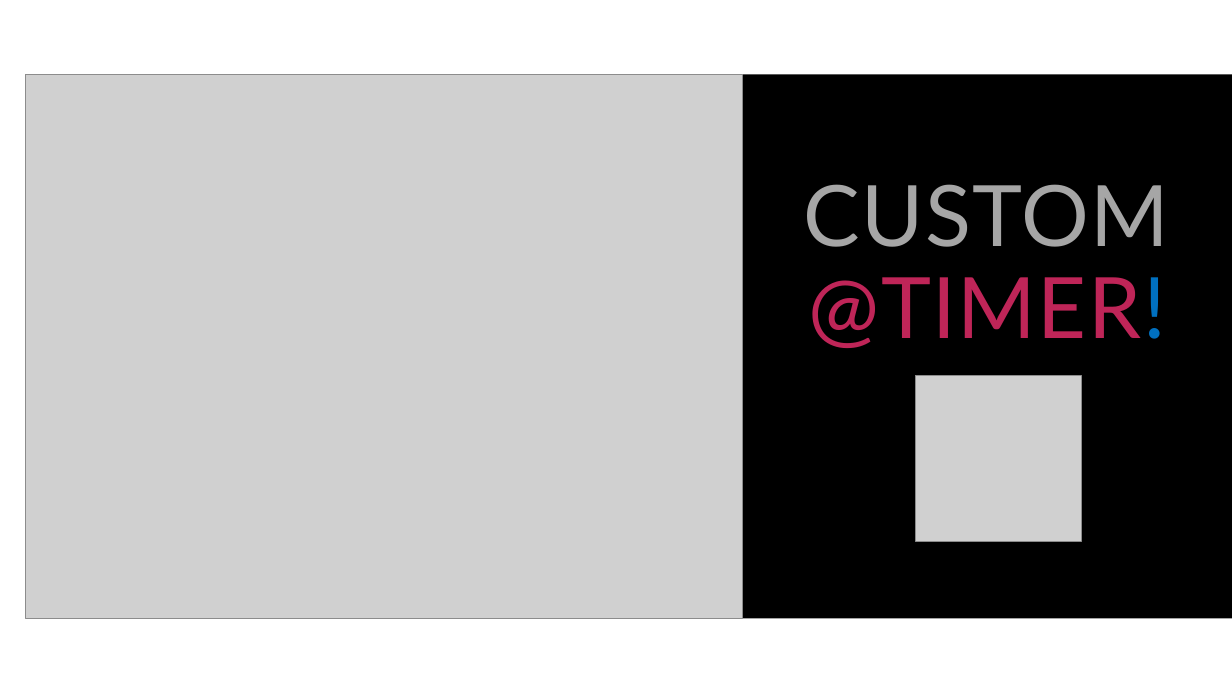
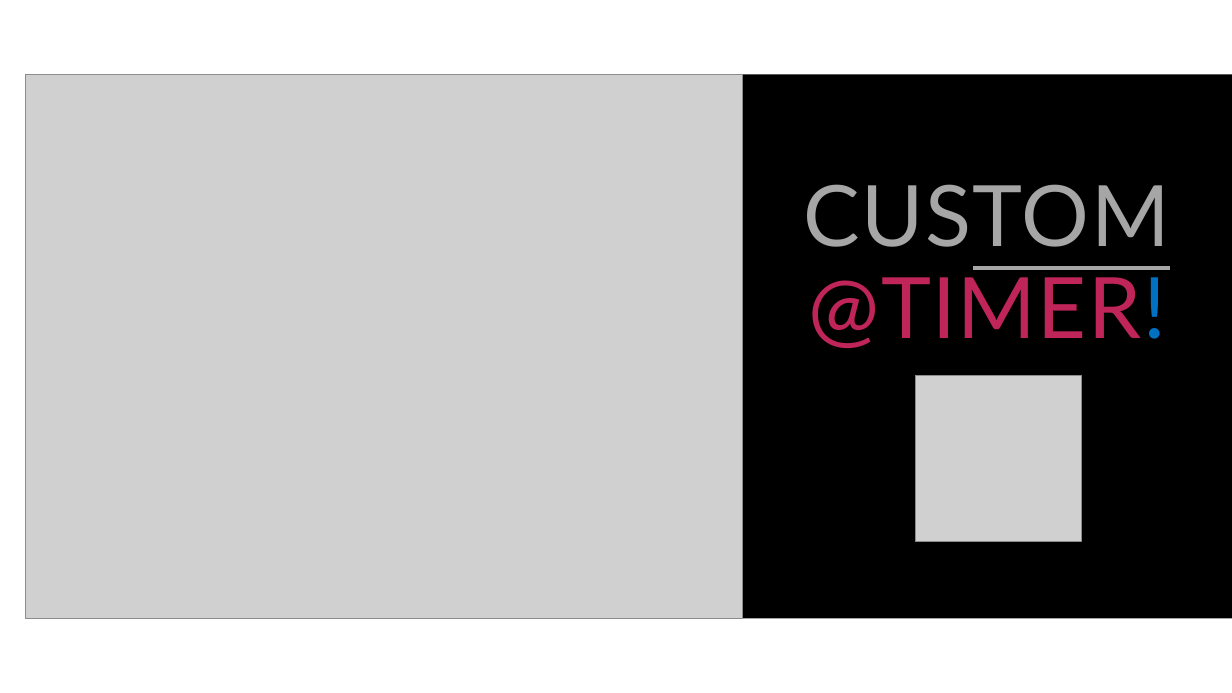
Before and after one commit to Cristi-la/JPWP, a slide deck: slide 26 of Practical use of decorators in Python.pptx (slide 25 before the commit). Drawn at 1232x693 pixels with LibreOffice and Linux fonts; fonts in the diff are those of the drawing; grey boxes stand for pictures. Boxes give left, top, right and bottom in pixels: in the first picture for what was removed or moved away, otherwise in the second. Text is boxed around its words. In the diff, an @@ line names an element or a change of style, - is before the commit and + after.

Commit message:
add slide

```diff
--- a/Practical use of decorators in Python.pptx
+++ b/Practical use of decorators in Python.pptx
@@ title "CUSTOM @TIMER!" at [804,184,1170,348]: underline on in "CUSTOM" @@
```
Also in this commit, not shown: 2 other slides changed, 1 slide added, 7 other files.
